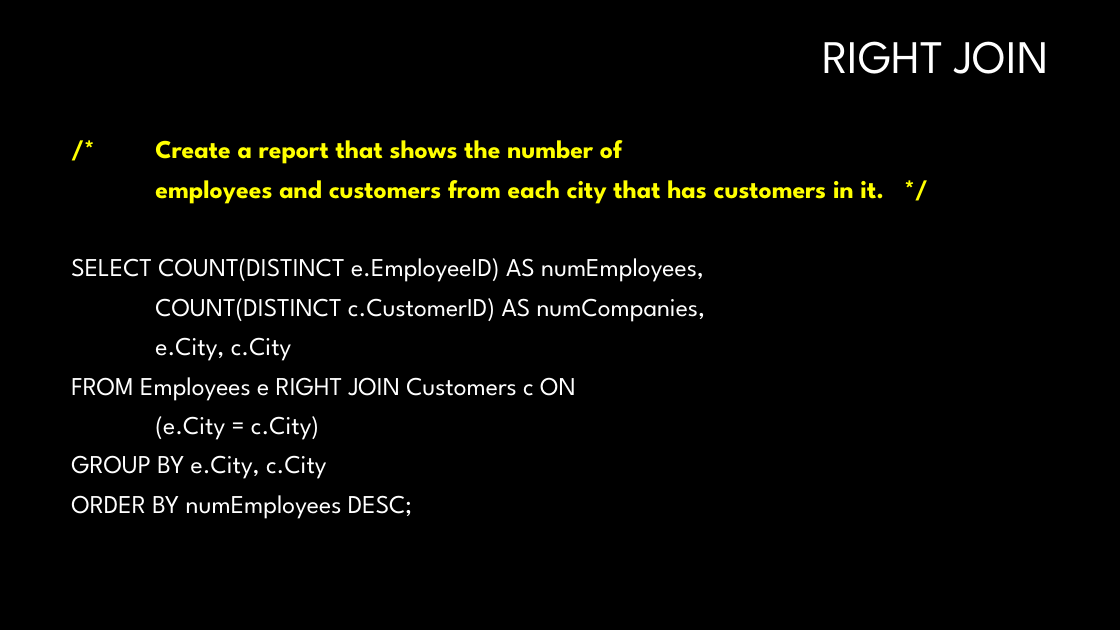
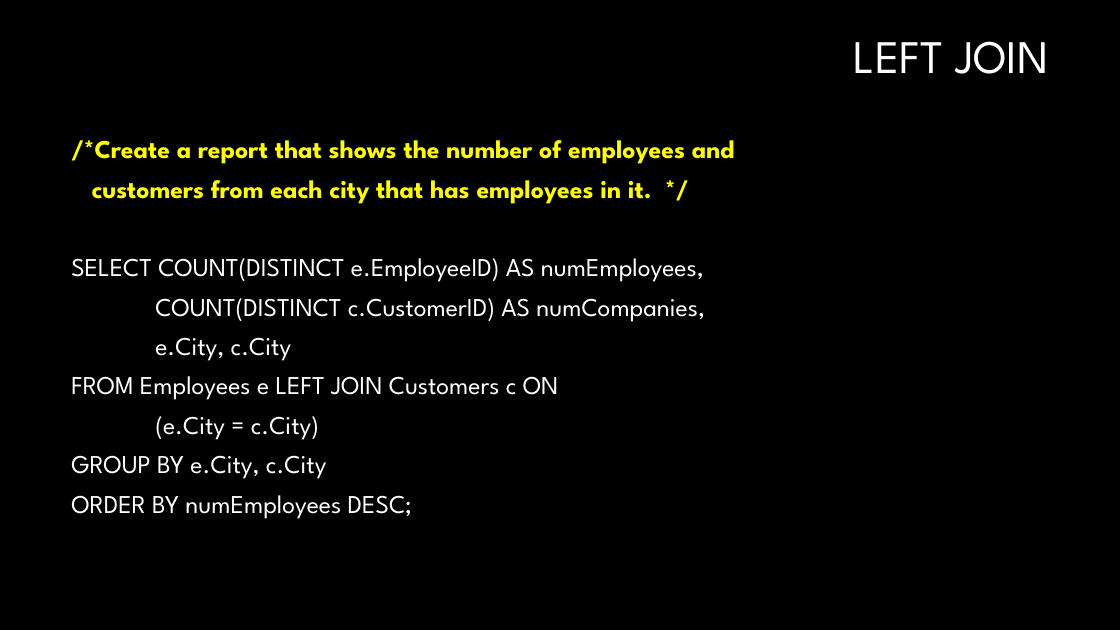
Before and after one commit to VKRISHNANB/postgres, a slide deck: slide 43 of slides/2psql1.pptx (slide 44 before the commit). Drawn at 1120x630 pixels with LibreOffice and Linux fonts; fonts in the diff are those of the drawing; background and template pictures are left out. Boxes give left, top, right and bottom in pixels: in the first picture for what was removed or moved away, otherwise in the second. Text is boxed around its words. In the diff, an @@ line names an element or a change of style, - is before the commit and + after.

```diff
--- a/slides/2psql1.pptx
+++ b/slides/2psql1.pptx
@@ text at (x1=854, y1=41, x2=1049, y2=74): text changed @@
-RIGHT JOIN
+LEFT JOIN
@@ text at (x1=71, y1=140, x2=735, y2=204): text changed @@
-/* Create a report that shows the number of
-employees and customers from each city that has customers in it. */
+/*Create a report that shows the number of employees and
+customers from each city that has employees in it. */
@@ text at (x1=71, y1=376, x2=559, y2=400): text changed @@
-FROM Employees e RIGHT JOIN Customers c ON
+FROM Employees e LEFT JOIN Customers c ON
```
Also in this commit, not shown: 23 other slides changed, 1 other file.
